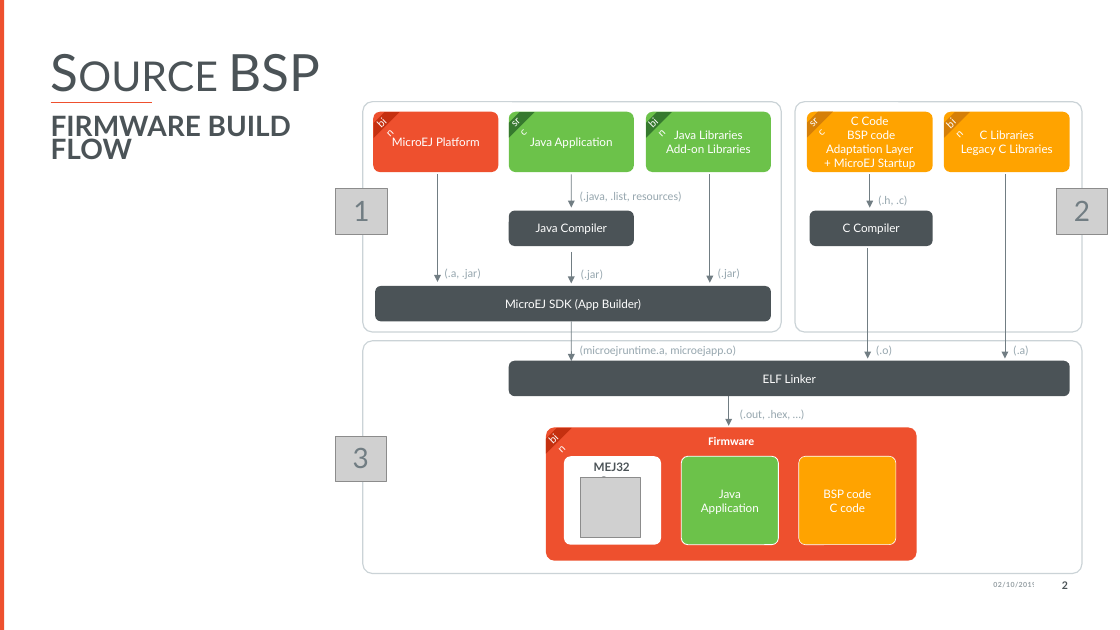
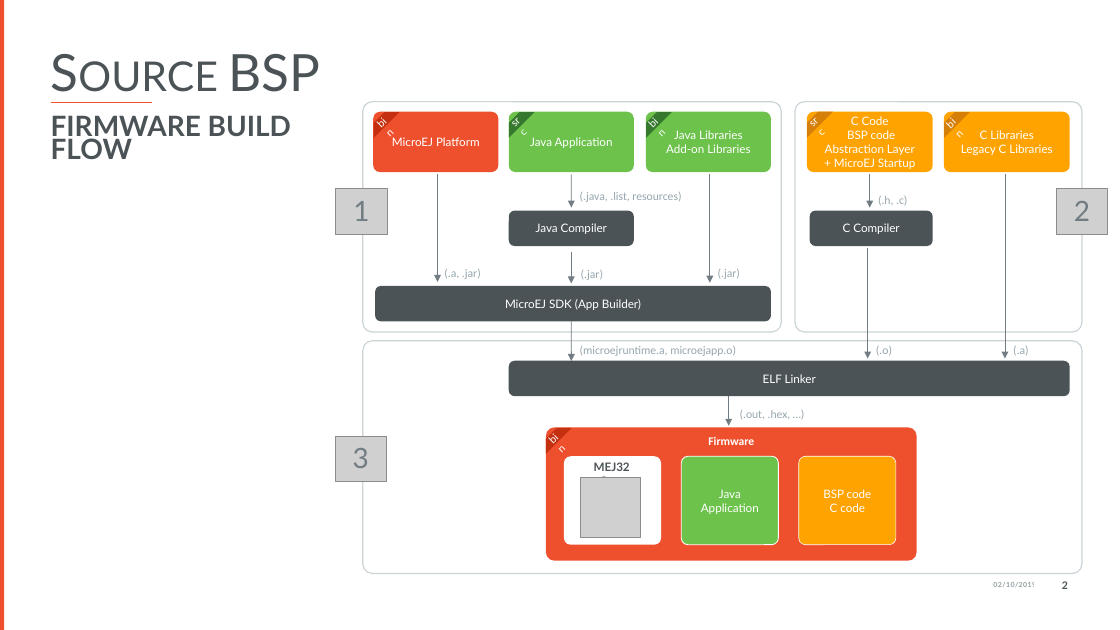
Before and after one commit to MicroEJ/docs, a slide deck: slide 1 of Tutorials/images/build_microej_mono_sandbox_firmware_numbered.pptx. Drawn at 1120x630 pixels with LibreOffice and Linux fonts; fonts in the diff are those of the drawing; grey boxes stand for pictures; background and template pictures are left out. Boxes give left, top, right and bottom in pixels: in the first picture for what was removed or moved away, otherwise in the second. Text is boxed around its words. In the diff, an @@ line names an element or a change of style, - is before the commit and + after.

```diff
--- a/Tutorials/images/build_microej_mono_sandbox_firmware_numbered.pptx
+++ b/Tutorials/images/build_microej_mono_sandbox_firmware_numbered.pptx
@@ text in rounded rectangle at <box>825,144,915,155</box>: text changed @@
-Adaptation Layer
+Abstraction Layer
```
Also in this commit, not shown: 4 other files.
